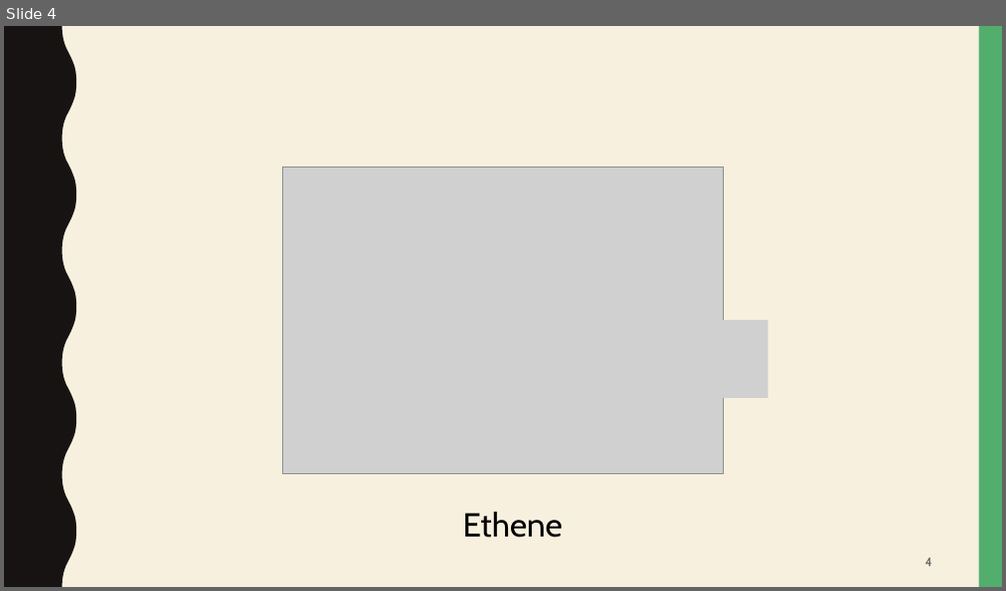
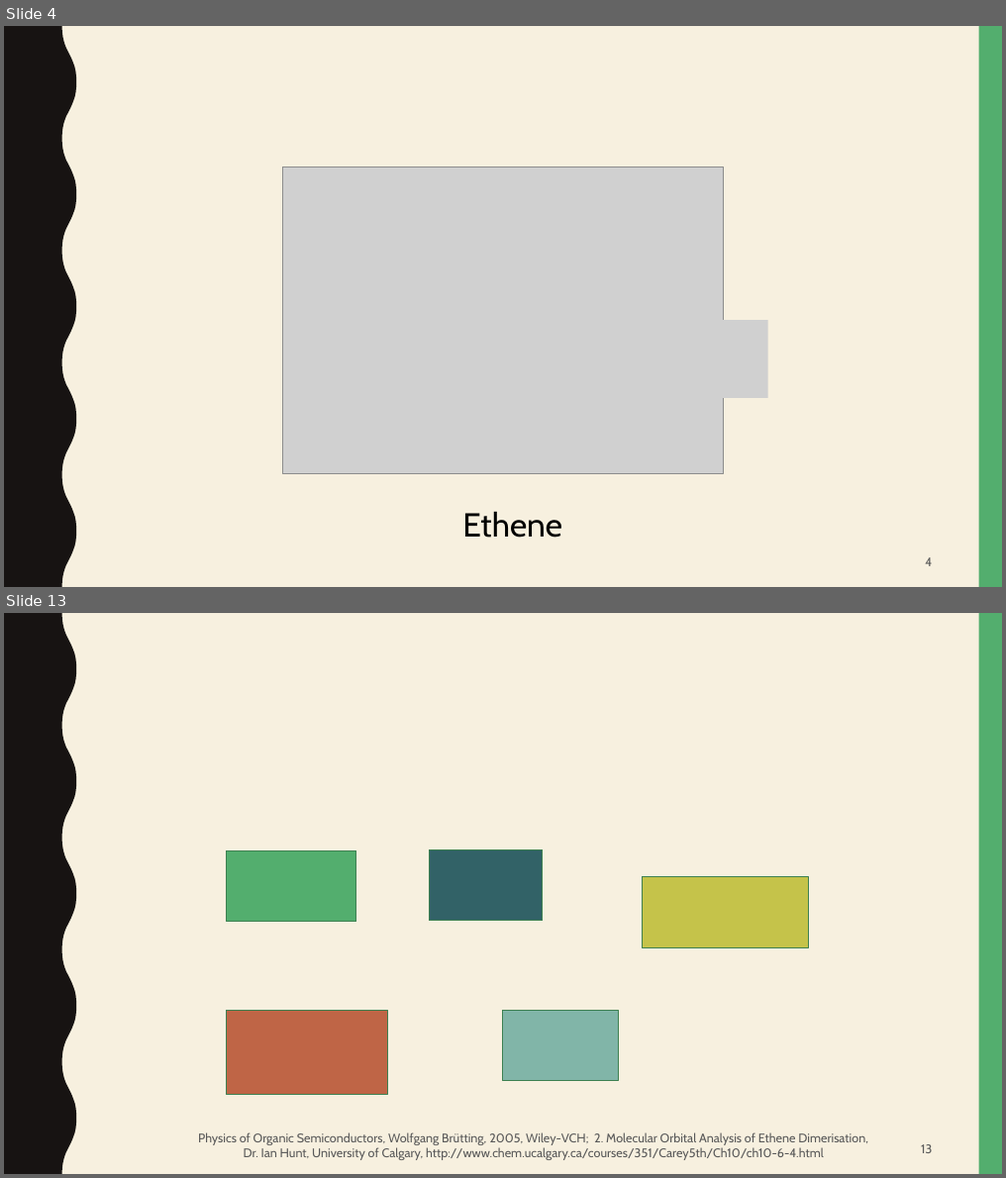
Before and after one commit to beckstev/presentations, a slide deck: opy/Vortrag/OLEDS.pptx. Shown one above the other, each under a label of ours: slide 4 before the commit, slides 4 and 13 after it; the slides between them are not shown. The pictures are 1006x591 and 1006x1178 pixels, drawn with LibreOffice and Linux fonts; fonts in the diff are those of the drawing; grey boxes stand for pictures. Boxes give left, top, right and bottom in pixels: in the first picture for what was removed or moved away, otherwise in the second. Text is boxed around its words. In the diff, an @@ line names an element or a change of style, - is before the commit and + after.

```diff
--- a/opy/Vortrag/OLEDS.pptx
+++ b/opy/Vortrag/OLEDS.pptx
@@ slide 13 added at [4,613,1002,1174], background #F7F0DF; not listed: 2 template elements that a slide beside it also shows @@
@@ rectangle added at [227,851,356,922], fill #53AE6E, outline #3D8151 1 pt @@
@@ rectangle added at [430,851,543,921], fill #326267, outline #3D8151 1 pt @@
@@ rectangle added at [643,877,809,948], fill #C5C34A, outline #3D8151 1 pt @@
@@ rectangle added at [227,1011,387,1094], fill #BF6546, outline #3D8151 1 pt @@
@@ rectangle added at [503,1011,619,1081], fill #81B5A8, outline #3D8151 1 pt @@
@@ text added at [198,1133,868,1160], 12 pt, text #595959 @@
+Physics of Organic Semiconductors, Wolfgang Brütting, 2005, Wiley-VCH; 2. Molecular Orbital Analysis of Ethene Dimerisation, Dr. Ian Hunt, University of Calgary, http://www.chem.ucalgary.ca/courses/351/Carey5th/Ch10/ch10-6-4.html
@@ page number added at [921,1145,932,1154], 12 pt, text #595959 @@
+13
```
Also in this commit, not shown: 6 other slides changed, 5 other slides added, 1 slide removed, 2 other files.
